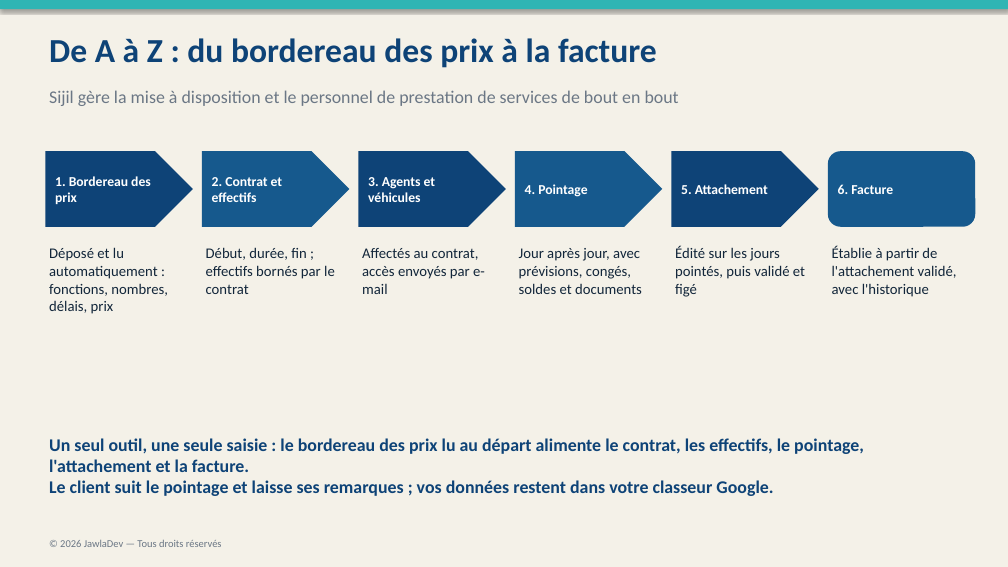
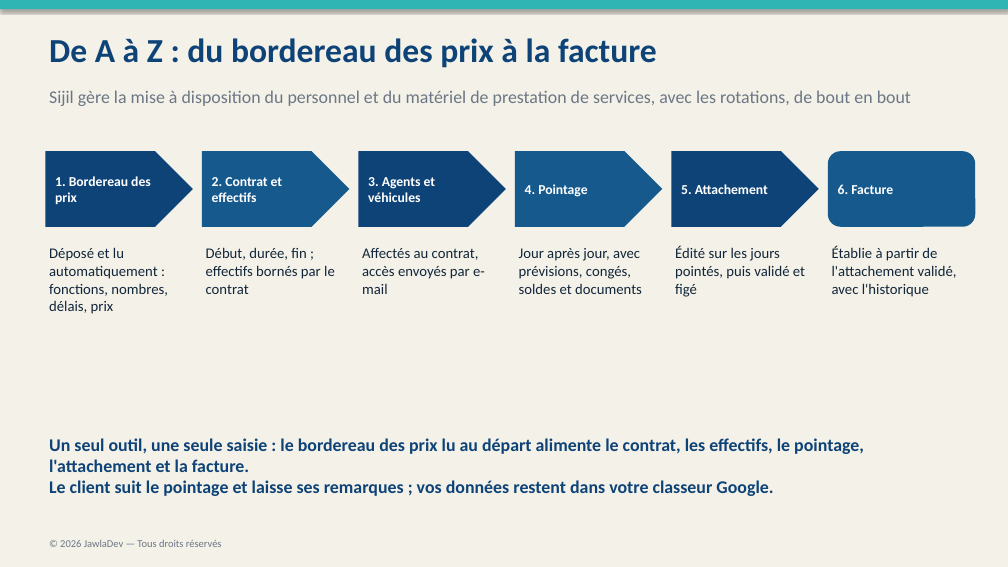
Before and after one commit to rayanem-dev/pointage-app, a slide deck: slide 4 of Kit-Sijil/Sijil-Presentation.pptx. Drawn at 1008x567 pixels with LibreOffice and Linux fonts; fonts in the diff are those of the drawing. Boxes give left, top, right and bottom in pixels: in the first picture for what was removed or moved away, otherwise in the second. Text is boxed around its words. In the diff, an @@ line names an element or a change of style, - is before the commit and + after.

```diff
--- a/Kit-Sijil/Sijil-Presentation.pptx
+++ b/Kit-Sijil/Sijil-Presentation.pptx
@@ text at box(49, 90, 911, 106): text changed @@
-Sijil gère la mise à disposition et le personnel de prestation de services de bout en bout
+Sijil gère la mise à disposition du personnel et du matériel de prestation de services, avec les rotations, de bout en bout
```
Also in this commit, not shown: 2 other slides changed, 32 other files.
